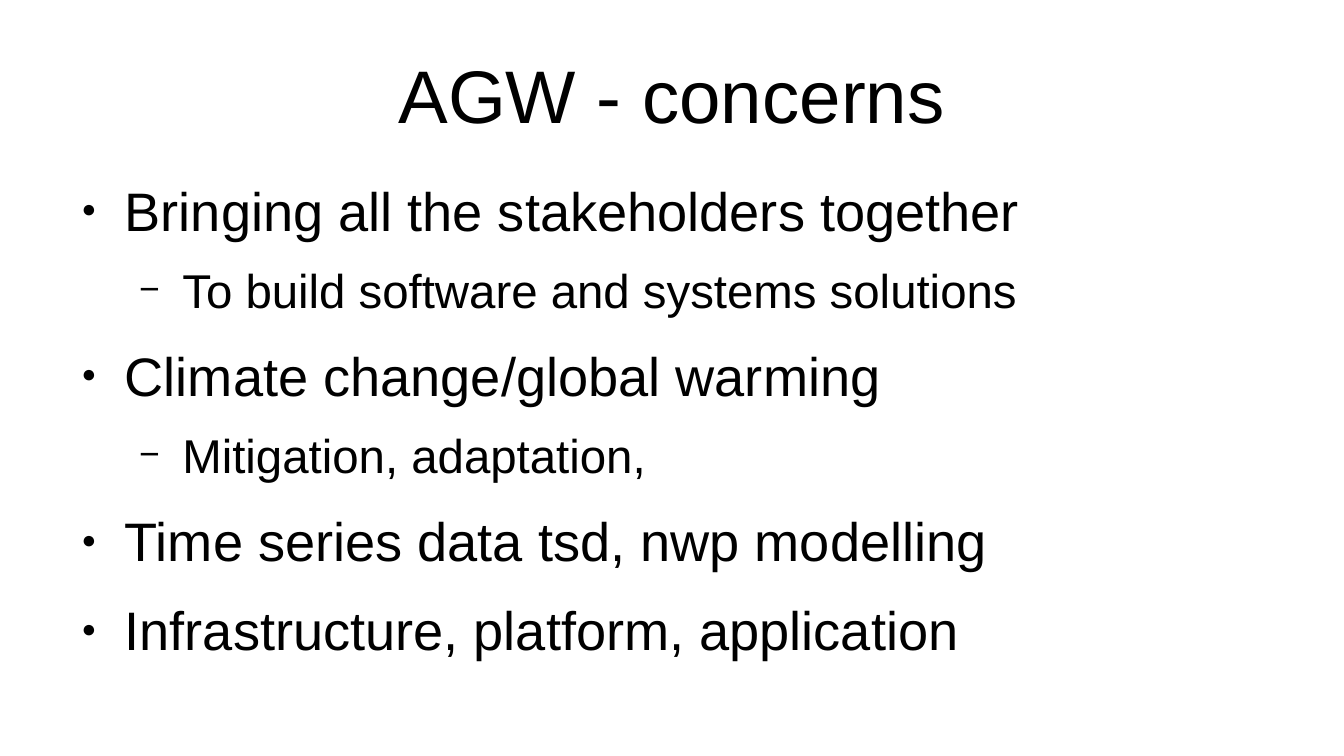
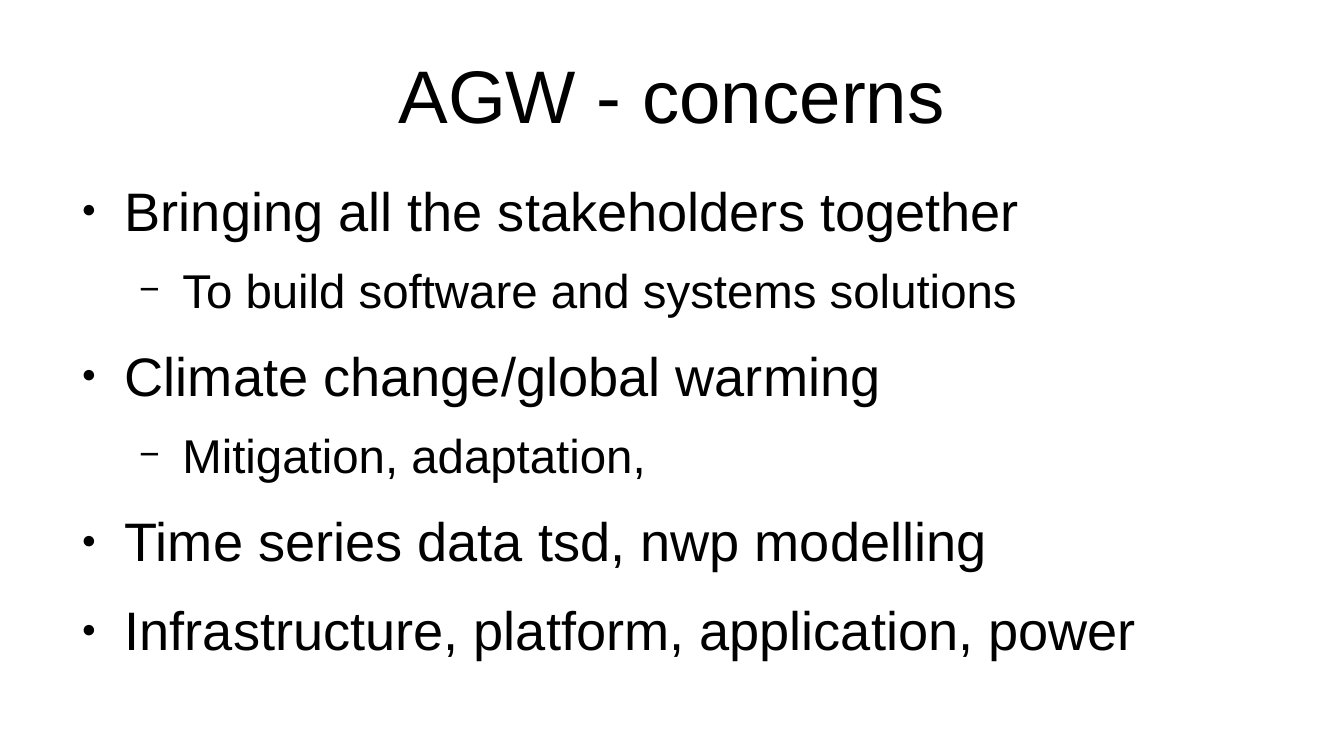
Before and after one commit to YorkEarwaker/Climate-Model, a slide deck: slide 7 of ppm/anthropogenic-global-warming-context.odp. Drawn at 1344x756 pixels with LibreOffice and Linux fonts; fonts in the diff are those of the drawing. Boxes give left, top, right and bottom in pixels: in the first picture for what was removed or moved away, otherwise in the second. Text is boxed around its words. In the diff, an @@ line names an element or a change of style, - is before the commit and + after.

```diff
--- a/ppm/anthropogenic-global-warming-context.odp
+++ b/ppm/anthropogenic-global-warming-context.odp
@@ text at bbox=[125, 610, 1136, 659]: text changed @@
-● Infrastructure, platform, application
+● Infrastructure, platform, application, power
```
Also in this commit, not shown: 4 other slides changed.
